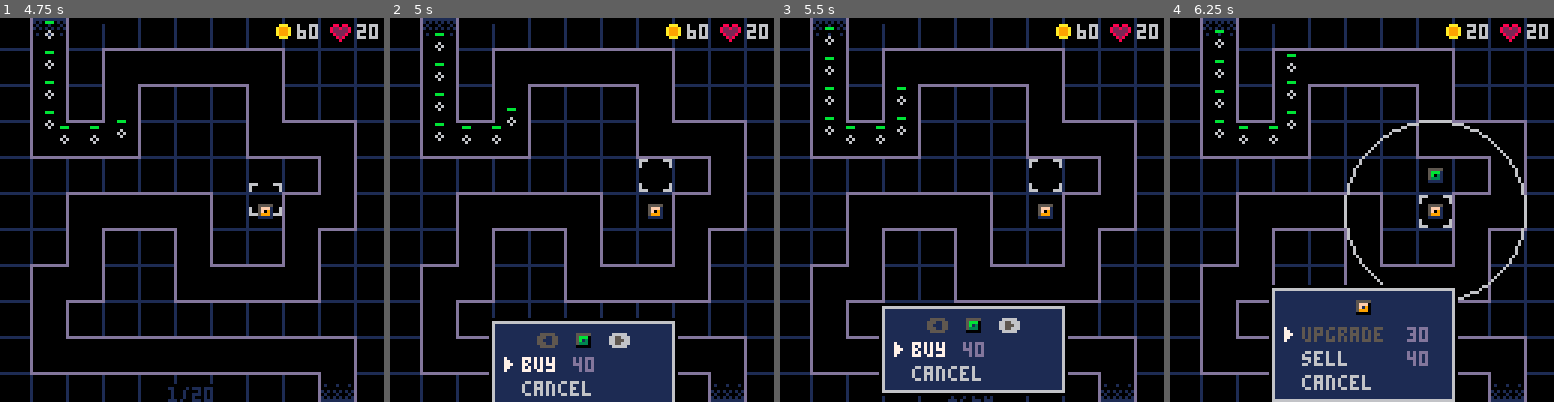
Above: before the commit, frames 1-4 (left to right).
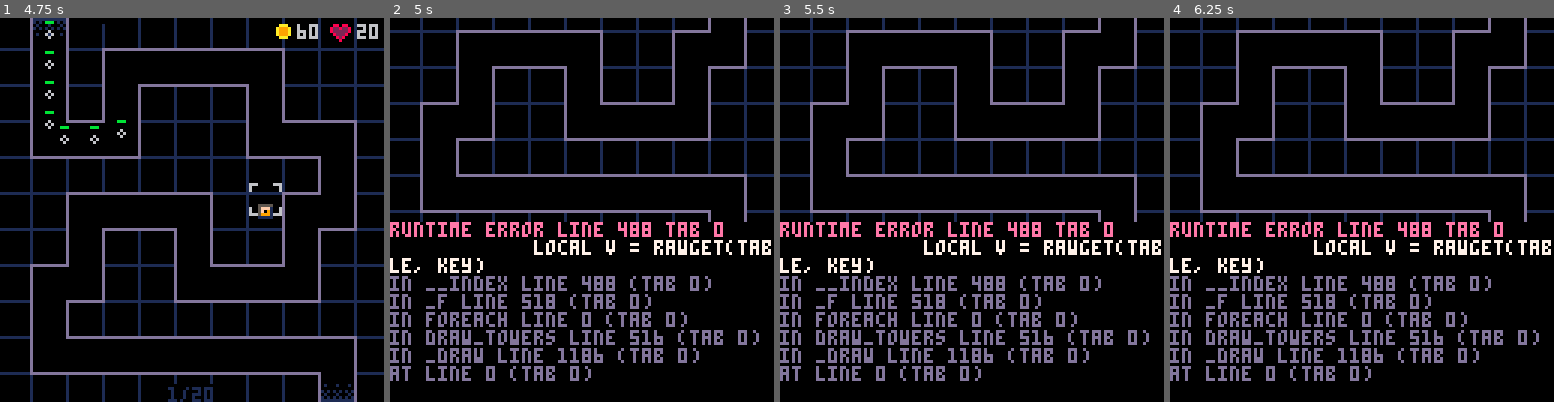
Above: after the commit, the same moments.

Repository: beardedsakimonkey/pixel_td.p8
Game: PICO-8 cartridge pixel_td.p8
Same seed, same stepped clock (60 frames per second), same inputs: the game is played once before the commit and once after it.
Inputs:
- Up to frame 1 (4.75 s): tap X (X key) at 0.33, 1.07, 1.85, 2.97, 4.08 s; tap O (Z key) at 0.7, 1.7, 2.1, 2.5, 2.9, 3.3, 3.7, 4.1, 4.5 s; hold Right 1.6-2.1 s; hold Up 2.15-2.42 s; hold Right 2.47-3.03 s; hold Left 3.08-3.58 s; hold Down 3.63-3.97 s; hold Right 4.02-4.68 s; hold Up from 4.73 s (still down)
- Up to frame 2 (5 s): keep holding Up; tap O (Z key) at 4.9 s
- Up to frame 3 (5.5 s): release Up at 5.03 s; hold Left from 5.08 s (still down); tap X (X key) at 5.2 s; tap O (Z key) at 5.3 s
- Up to frame 4 (6.25 s): release Left at 5.68 s; tap O (Z key) at 5.7, 6.1 s; hold Down 5.73-6.03 s; hold Right from 6.08 s (still down)

Frame 1 is identical in both runs. In frame 2, 31% of the frame differs, in the area x 0-100%, y 0-100%; in frame 3, 32%; in frame 4, 35%.
Error after the commit: runtime error line 488 tab 0; local v = rawget(table, key); in __index line 488 (tab 0)

Commit message:
handle bonus damage/range

Diff:
--- a/core.lua
+++ b/core.lua
@@ -45,6 +45,9 @@
 gold = 100
 lives = 20
 bonuses = {}
+interest = 3
+bonus_dmg = 1
+bonus_rng = 1
 t = 0
 
 --------------------------------------------------------------------------------
--- a/menu.lua
+++ b/menu.lua
@@ -177,9 +177,9 @@
 
     -- Bonus menu --------------------------------------------------------------
     bonus_menu = Menu.new({x=31, dst_y=89, w=70, h=36})
-    add(bonus_menu.items, {text='+5% interest', y=12+8*0, cb=bonus_int})
-    add(bonus_menu.items, {text='+3% damage',   y=12+8*1, cb=bonus_dmg})
-    add(bonus_menu.items, {text='+4% range',    y=12+8*2, cb=bonus_rng})
+    add(bonus_menu.items, {text='+3% interest', y=12+8*0, cb=bonus_int})
+    add(bonus_menu.items, {text='+5% damage',   y=12+8*1, cb=bonus_dmg})
+    add(bonus_menu.items, {text='+8% range',    y=12+8*2, cb=bonus_rng})
 
     bonus_menu.update = function(m)
         local has_boss = wave > 0 and waves[wave].boss_hp ~= nil
@@ -231,6 +231,6 @@
     del(towers, twr)
 end
 
-function bonus_int(menu) add(bonuses, BNS.int) end
-function bonus_dmg(menu) add(bonuses, BNS.dmg) end
-function bonus_rng(menu) add(bonuses, BNS.rng) end
+function bonus_int(menu) add(bonuses, BNS.int); interest += 3 end
+function bonus_dmg(menu) add(bonuses, BNS.dmg); bonus_dmg += 0.05 end
+function bonus_rng(menu) add(bonuses, BNS.rng); bonus_rng += 0.08 end
--- a/tower.lua
+++ b/tower.lua
@@ -42,7 +42,7 @@
 function make_tower(type, gx, gy)
     local cfg = tower_cfg[type]
     local p = g2p({x=gx, y=gy})
-    return add(towers, {
+    local twr = setmetatable({
         type=type,
         gx=gx, gy=gy, -- in grid coordinates
         x=p.left+6, y=p.top+6, -- in pixel coordinates
@@ -54,7 +54,22 @@
         range=cfg.range,
         age=0, -- for flicker
         buy=cfg.buy, sell=cfg.sell, upg=cfg.upg,
+    }, {
+        -- Note: this approach to handling bonus multipliers is brittle because
+        -- we could write back what we read. (eg: twr.range += 1)
+        __index = function(tbl, key)
+            local v = rawget(table, key)
+            if v ~= nil then -- to be safe
+                if key == 'range' then
+                    return v * bonus_rng
+                elseif key == 'dmg' then
+                    return v * bonus_dmg
+                end
+            end
+            return v
+        end
     })
+    return add(towers, twr)
 end
 
 function update_towers()
